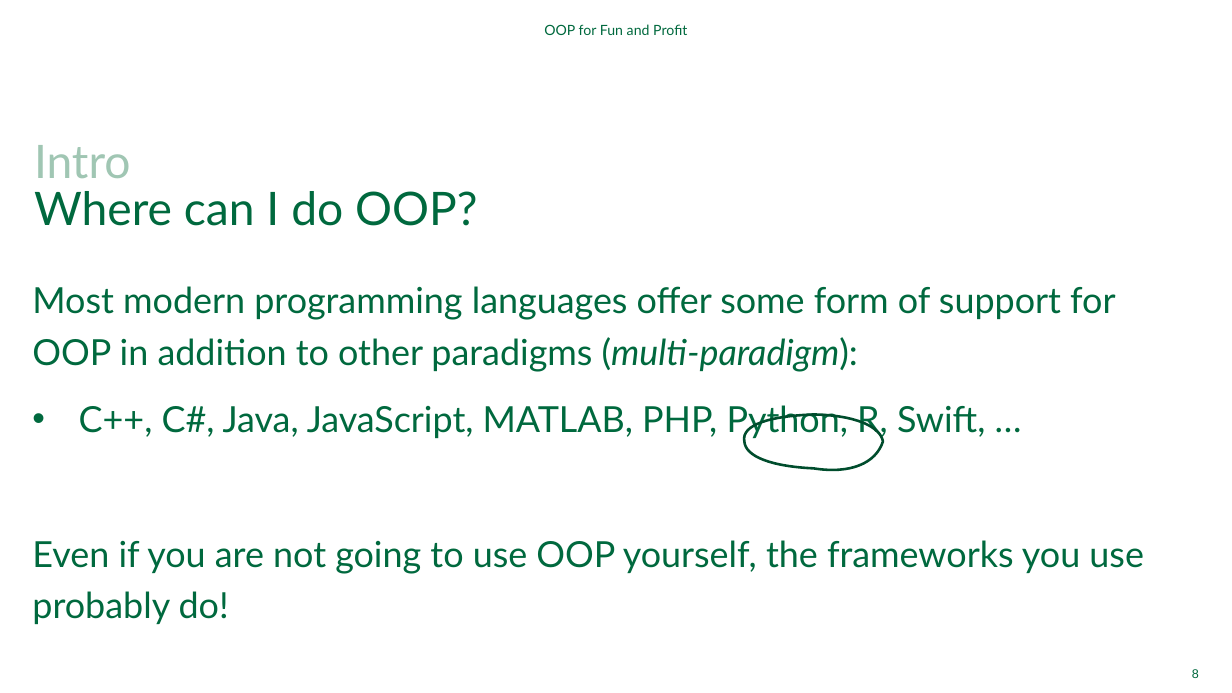
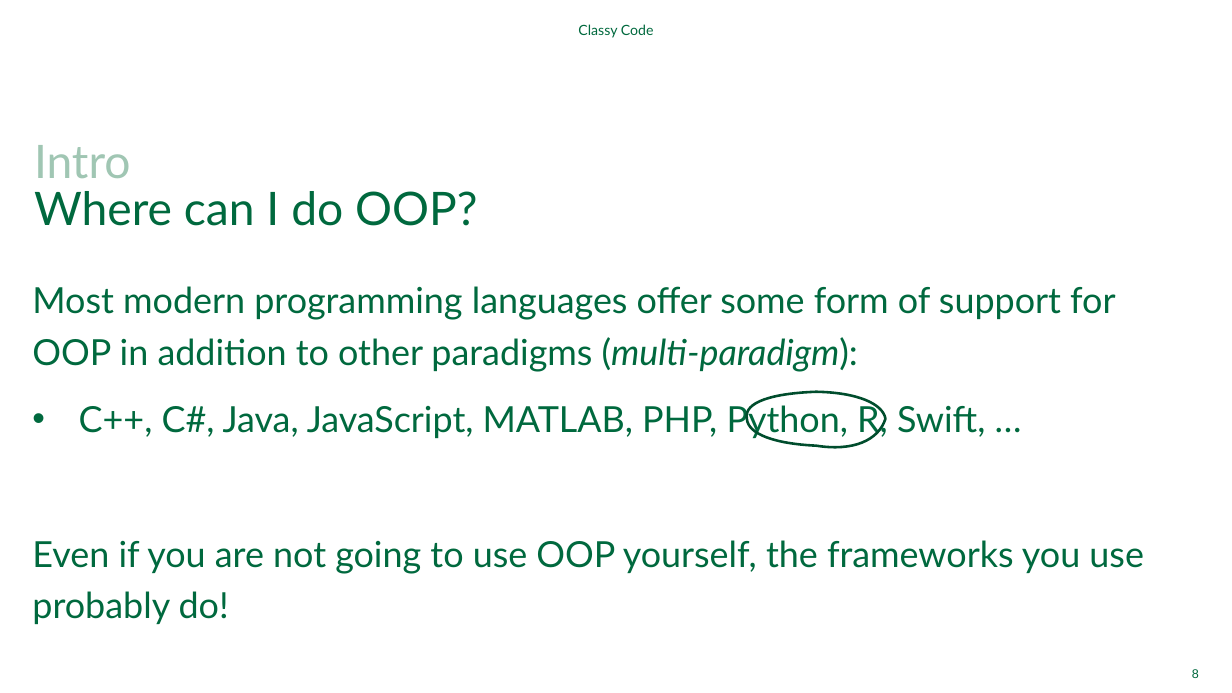
Before and after one commit to Dartmouth-Libraries/classy-code, a slide deck: slide 8 of ppt/OOP-for-Fun-and-Profit.pptx. Drawn at 1232x693 pixels with LibreOffice and Linux fonts; fonts in the diff are those of the drawing; background and template pictures are left out. Boxes give left, top, right and bottom in pixels: in the first picture for what was removed or moved away, otherwise in the second. Text is boxed around its words. In the diff, an @@ line names an element or a change of style, - is before the commit and + after.

```diff
--- a/ppt/OOP-for-Fun-and-Profit.pptx
+++ b/ppt/OOP-for-Fun-and-Profit.pptx
@@ text at bbox=[578, 24, 654, 38]: text changed @@
-OOP for Fun and Profit
+Classy Code
@@ freeform shape: place and size @@
-freeform shape at bbox=[745, 415, 884, 469]
+freeform shape at bbox=[747, 392, 885, 445]
```
Also in this commit, not shown: 10 other slides changed.
